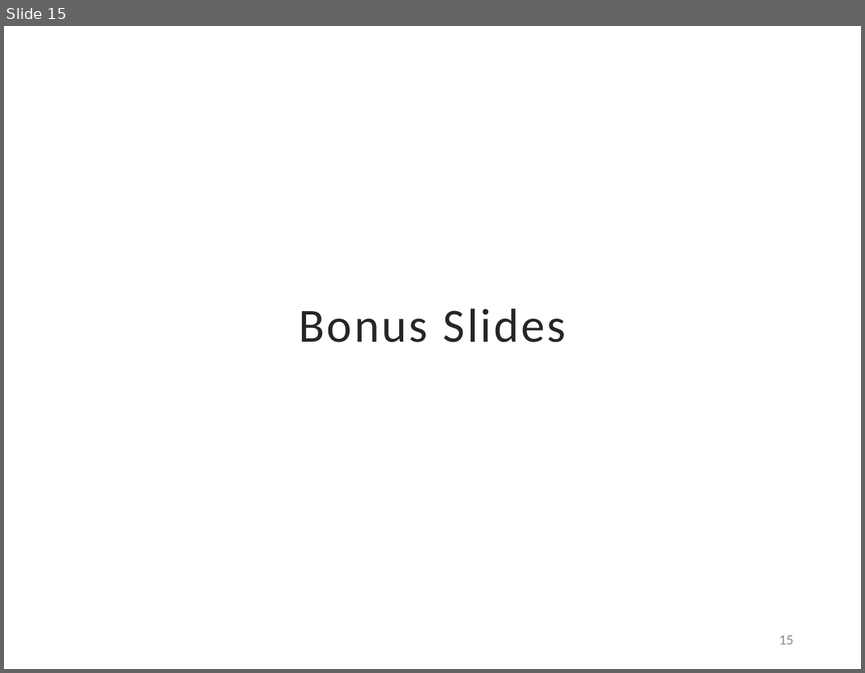
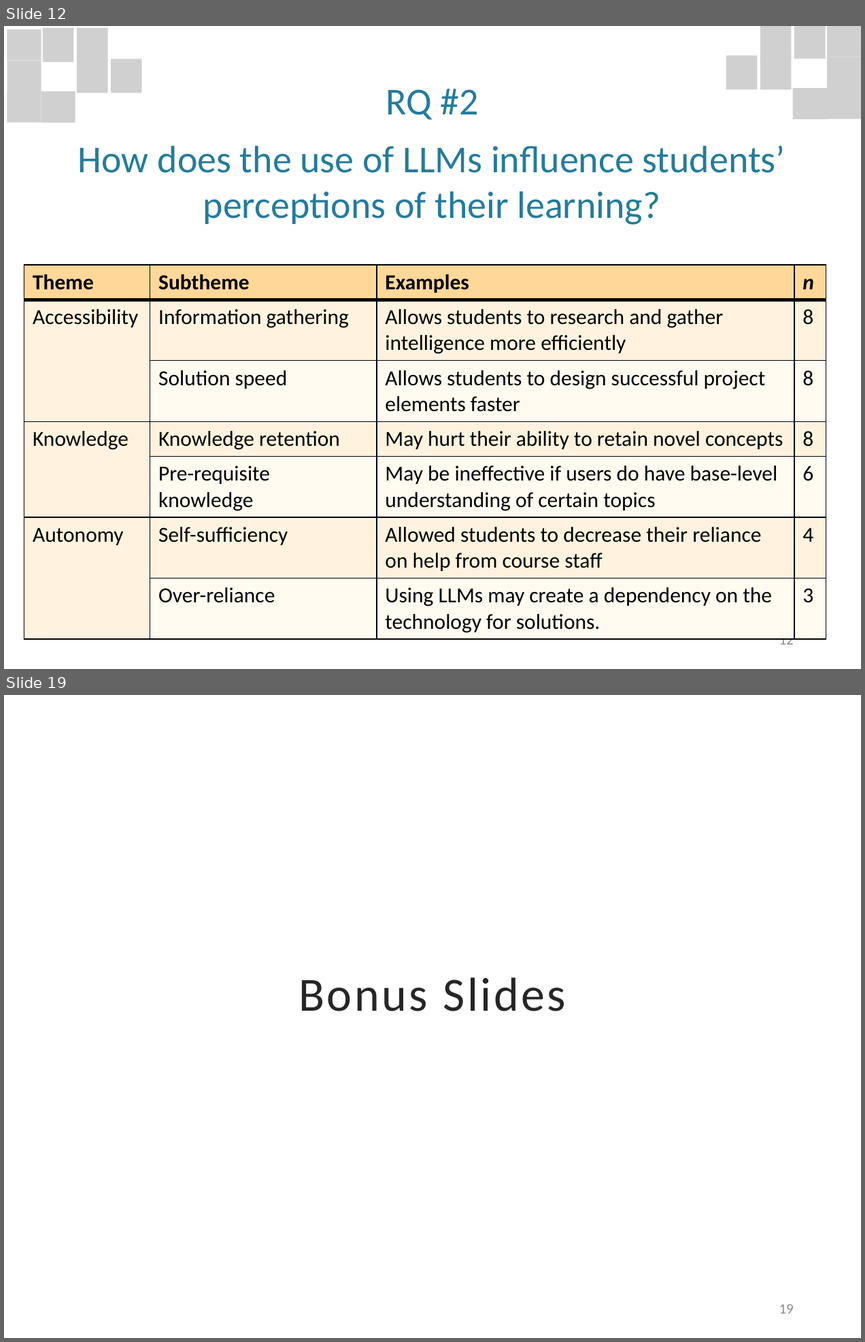
Before and after one commit to davisjam/davisjam.github.io, a slide deck: files/publications/TanayArinzeJoshiDavisDavis-LLMEducation-ASEE2024-slides.pptx. Shown one above the other, each under a label of ours: slide 15 before the commit, slides 12 and 19 after it; the slides between them are not shown. The pictures are 865x673 and 865x1342 pixels, drawn with LibreOffice and Linux fonts; fonts in the diff are those of the drawing; grey boxes stand for pictures; background and template pictures are left out. Boxes give left, top, right and bottom in pixels: in the first picture for what was removed or moved away, otherwise in the second. Text is boxed around its words. In the diff, an @@ line names an element or a change of style, - is before the commit and + after.

```diff
--- a/files/publications/TanayArinzeJoshiDavisDavis-LLMEducation-ASEE2024-slides.pptx
+++ b/files/publications/TanayArinzeJoshiDavisDavis-LLMEducation-ASEE2024-slides.pptx
@@ slide 12 added at [4, 26, 861, 669], background #FFFFFF @@
@@ group added at [7, 29, 143, 123]: 8 pictures @@
@@ text added at [78, 89, 785, 225], 32 pt, text #237C9D @@
+RQ #2
+How does the use of LLMs influence students’ perceptions of their learning?
@@ group added at [725, 26, 861, 119]: 8 pictures @@
@@ table added at [24, 265, 825, 635], 7 rows, 4 columns @@
+Theme | Subtheme | Examples | n
+Accessibility | Information gathering | Allows students to research and gather intelligence more efficiently | 8
+ | Solution speed | Allows students to design successful project elements faster | 8
+Knowledge | Knowledge retention | May hurt their ability to retain novel concepts | 8
+ | Pre-requisite knowledge | May be ineffective if users do have base-level understanding of certain topics | 6
+Autonomy | Self-sufficiency | Allowed students to decrease their reliance on help from course staff | 4
+ | Over-reliance | Using LLMs may create a dependency on the technology for solutions. | 3
@@ page number added at [779, 638, 793, 644], 12 pt, text #8C8C8C @@
+12
@@ what was slide 15 is now slide 19 @@
@@ page number at [779, 1304, 793, 1313]: text changed @@
-15
+19
```
Also in this commit, not shown: 5 slides changed, 14 other slides added, 10 slides removed.
